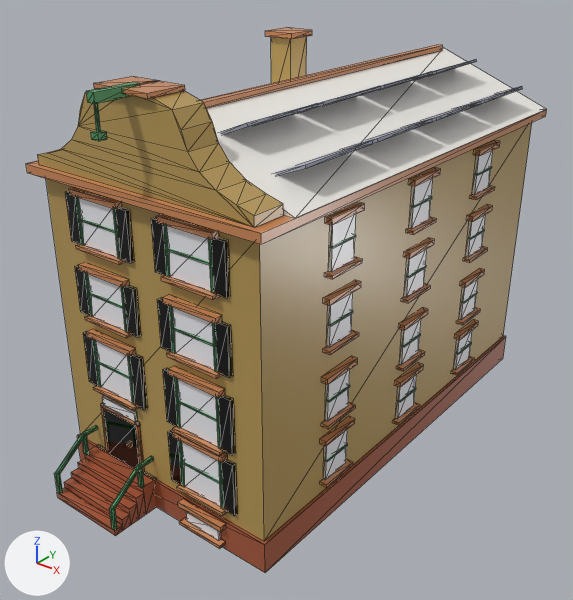
What one commit did to the glTF model assets/managed-models/buildings/house-1x2-4f-dutch-a-solar/house-1x2-4f-dutch-a-solar.glb.
Before and after are seen from a 50 mm lens placed at (1.731, -2.276, 1.917), pointed at (0.001, -0.113, 0.576). Every picture has the same lights, and +X, +Y and +Z are marked at lower left. The older version comes first. Mesh edges are drawn as thin lines. Vertices at exactly the same position are counted once.

The scene before the commit, as lines of its bpy script (objects in view):
```python
me_house_1x2_4f_dutch_a_solar = bpy.data.meshes.new('house-1x2-4f-dutch-a-solar')
me_house_1x2_4f_dutch_a_solar.from_pydata(...)  # 1842 vertices, 2972 faces; spans x -0.5..0.5, y -1.0..1.0, z 0.0..1.51
me_house_1x2_4f_dutch_a_solar.materials.append(mat_m_house_1x2_4f_dutch_a_solar)
ob_house_1x2_4f_dutch_a_solar = bpy.data.objects.new('house-1x2-4f-dutch-a-solar', me_house_1x2_4f_dutch_a_solar)
ob_house_1x2_4f_dutch_a_solar.location = (0.0, 0.0, 0.0)
```
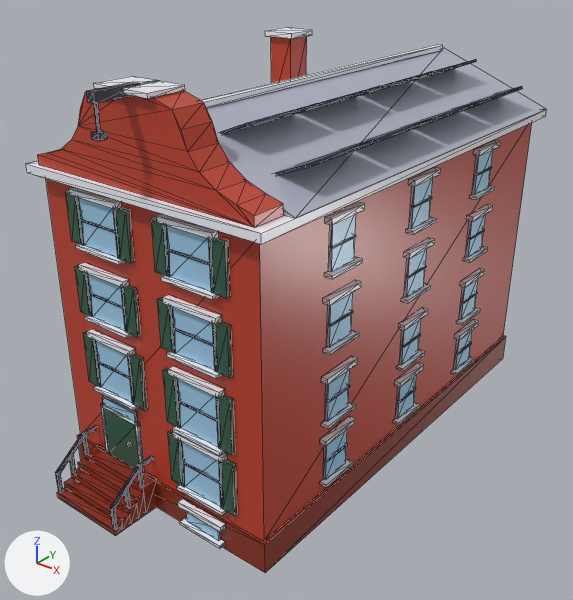
Boxes (x1, y1, x2, y2) around the edits, measured in the pictures (573 x 600 px; the box of a moved part takes in the faces that stretch with it):
part 1 of me_house_1x2_4f_dutch_a_solar, added
    after: (69, 452, 76, 474)
part 2 of me_house_1x2_4f_dutch_a_solar, moved or reshaped
    before: (54, 426, 154, 530)
    after: (55, 426, 154, 529)
part 3 of me_house_1x2_4f_dutch_a_solar, surface changed
    both: (26, 27, 547, 573)

What changed in the scene script:
```text
Change me_house_1x2_4f_dutch_a_solar:
    used by ob_house_1x2_4f_dutch_a_solar; location = (0.0, 0.0, 0.0)
    remove me_house_1x2_4f_dutch_a_solar.from_pydata(...)  # 1842 vertices, 2972 faces; spans x -0.5..0.5, y -1.0..1.0, z 0.0..1.51
    add me_house_1x2_4f_dutch_a_solar.from_pydata(...)  # 1858 vertices, 2996 faces; spans x -0.5..0.5, y -1.0..1.0, z 0.0..1.51
    me_house_1x2_4f_dutch_a_solar part 1: a new loose piece, a box spanning x -0.356..-0.344, y -0.931..-0.919, z 0.072..0.164, in mat_m_house_1x2_4f_dutch_a_solar
    me_house_1x2_4f_dutch_a_solar part 2
    5 vertices are removed from x -0.36..-0.04, y -1.0..-0.99, z 0.02..0.11
    70 faces are deleted
    2 vertices move from x -0.06..-0.04, y -1.0, z 0.11 to x -0.06..-0.04, y -0.93, z 0.16
    8 vertices are added at x -0.06..-0.04, y -0.98..-0.92, z 0.02..0.16
    5 new vertices lie (0.0, 0.0, 0.1) away from vertices in x -0.36..-0.04, y -1.0..-0.99, z 0.02
    82 new faces join them
    me_house_1x2_4f_dutch_a_solar part 3: 2902 kept faces spanning x -0.5..0.5, y -1.0..1.0, z 0.0..1.51 get new texture (UV) coordinates
```
